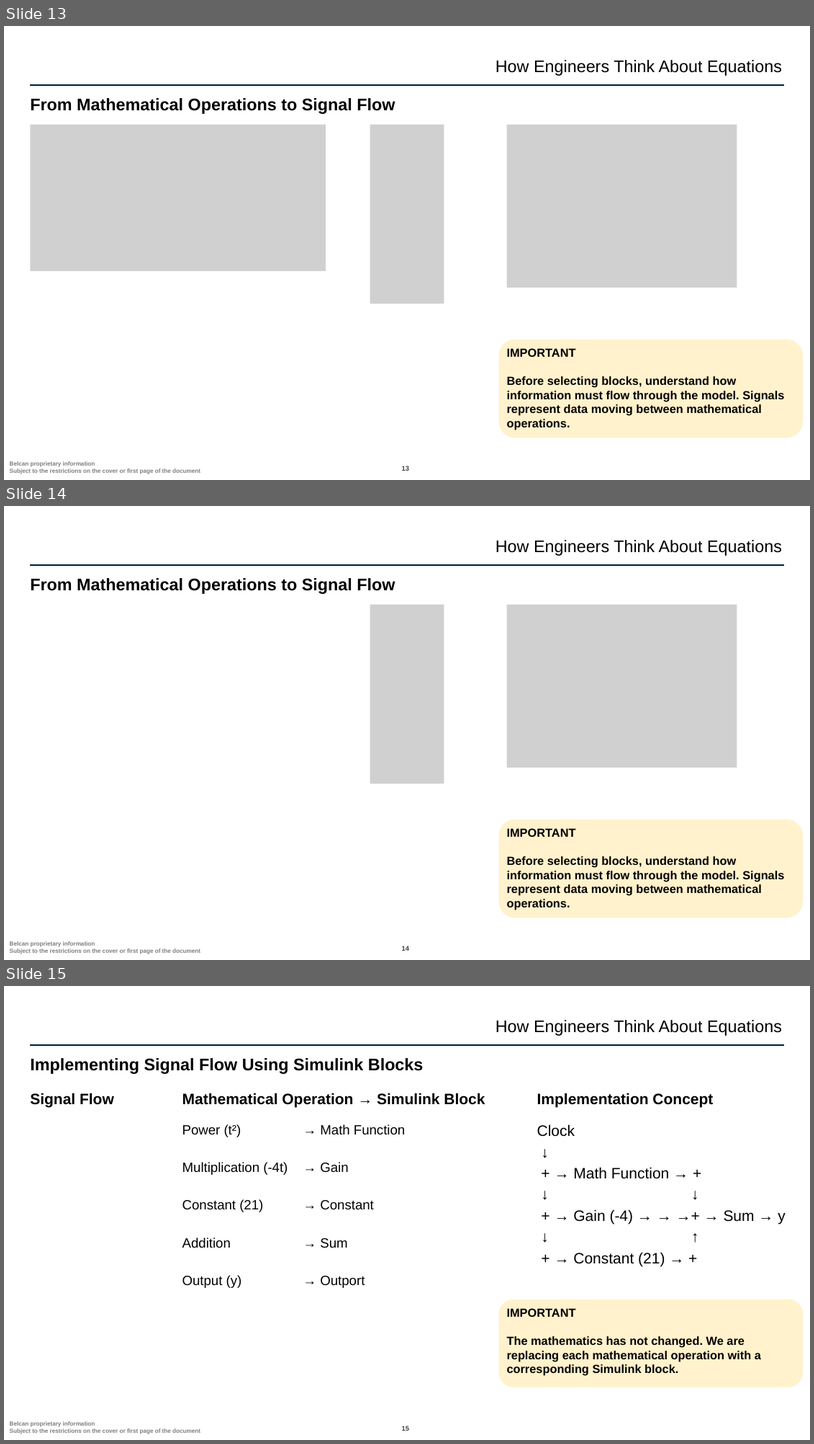
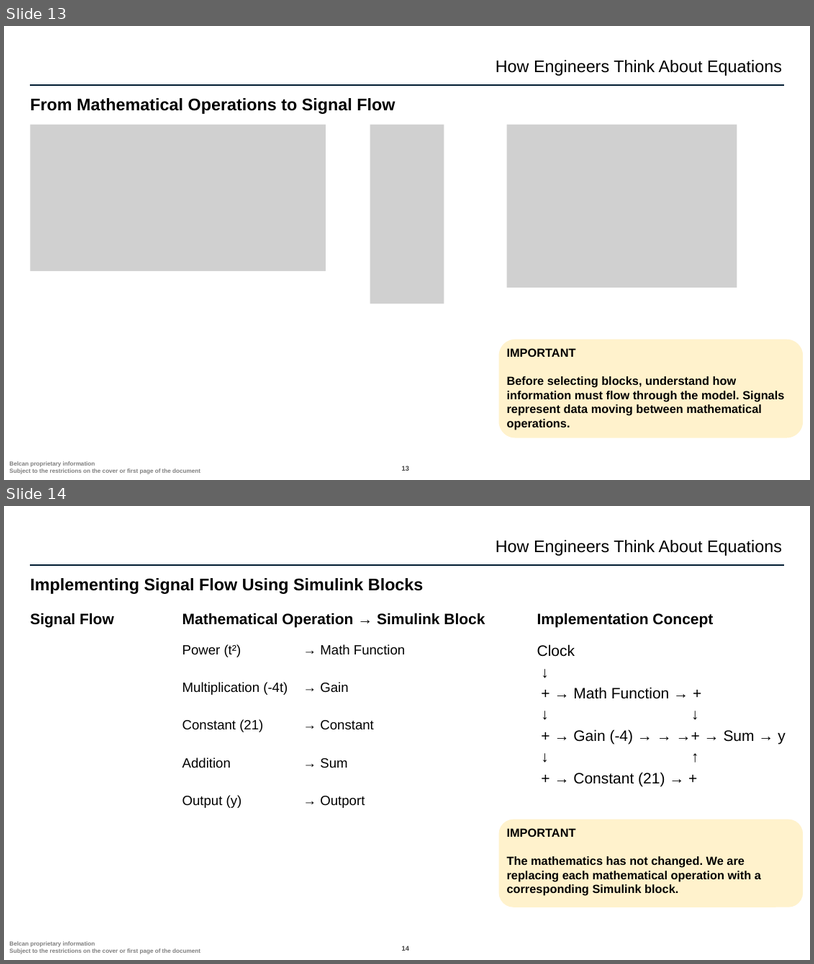
Before and after one commit to ntylerbelcan/aviation-controls-simulink-training-Belcan, a slide deck: ch02/01_polynomial_System/Chapter 2 01_polynomial_System.pptx. Shown one above the other, each under a label of ours: slides 13, 14 and 15 before the commit, slides 13 and 14 after it. The pictures are 814x1444 and 814x964 pixels, drawn with LibreOffice and Linux fonts; fonts in the diff are those of the drawing; grey boxes stand for pictures; background and template pictures are left out. Boxes give left, top, right and bottom in pixels: in the first picture for what was removed or moved away, otherwise in the second. Text is boxed around its words. In the diff, an @@ line names an element or a change of style, - is before the commit and + after.

```diff
--- a/ch02/01_polynomial_System/Chapter 2 01_polynomial_System.pptx
+++ b/ch02/01_polynomial_System/Chapter 2 01_polynomial_System.pptx
@@ slide 14 removed at (4, 506, 810, 960), background #FFFFFF; not listed: 3 template elements that a slide beside it also shows @@
@@ text removed at (496, 540, 782, 556) @@
-How Engineers Think About Equations
@@ title removed at (30, 578, 395, 594) @@
-From Mathematical Operations to Signal Flow
@@ picture removed at (370, 605, 444, 784) @@
@@ picture removed at (507, 605, 738, 767) @@
@@ rounded rectangle removed at (499, 819, 804, 918) @@
@@ text removed at (507, 828, 784, 910) @@
-IMPORTANT
-Before selecting blocks, understand how information must flow through the model. Signals represent data moving between mathematical operations.
@@ what was slide 15 is now slide 14 @@
@@ page number at (402, 945, 409, 950): text changed @@
-15
+14
```
Also in this commit, not shown: 10 other files.
